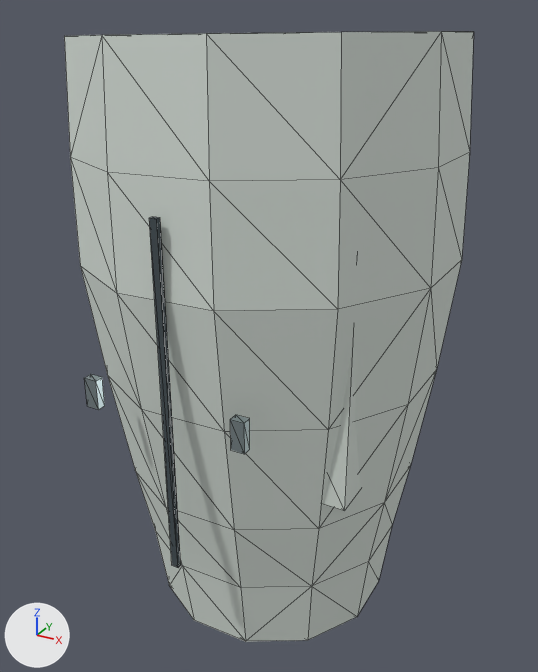
The glTF model Resource/Export/Modules/Outfit_Medic_Male_Heavy_Trouser_L.glb as it was, and as the next commit left it.
Before and after are seen from a 50 mm camera at (0.35, -0.444, 0.975) aimed at (0.109, -0.007, 0.756). Every picture has the same lights, and +X, +Y and +Z are marked at lower left. The picture after the commit comes second. Mesh edges are drawn as thin lines. Vertices at exactly the same position are counted once.

In view in the first picture: 'Outfit_Medic_Male_Heavy_Trouser_L'.
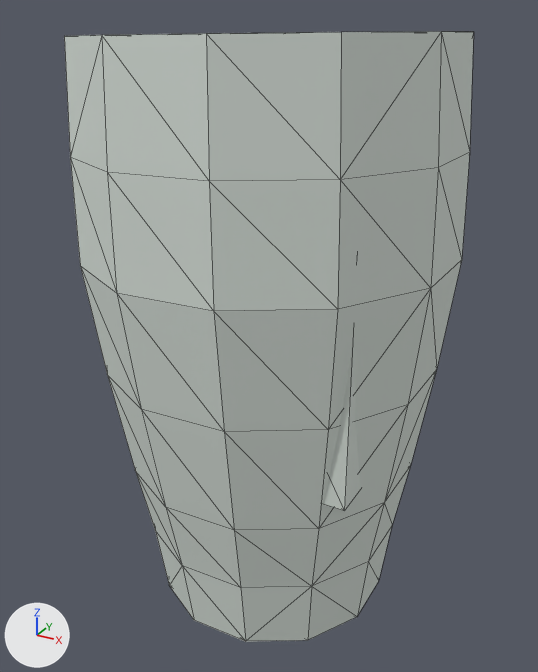
Location of each change, (x1, y1, x2, y2) in pixels of the pictures (538 x 672 px):
part 1 of me_outfit_medic_male_heavy_trouser_l_mesh_001, deleted: before (84, 374, 105, 410)
part 2 of me_outfit_medic_male_heavy_trouser_l_mesh_001, deleted: before (230, 415, 250, 454)
part 3 of me_outfit_medic_male_heavy_trouser_l_mesh_001, deleted: before (149, 217, 181, 568)

The edits, one by one:
me_outfit_medic_male_heavy_trouser_l_mesh_001 is used by ob_outfit_medic_male_heavy_trouser_l; location (0.0, 0.0, 0.0).
me_outfit_medic_male_heavy_trouser_l_mesh_001 had 116 vertices, 212 faces and spanned x -0.018..0.234, y -0.138..0.123, z 0.547..0.964.
me_outfit_medic_male_heavy_trouser_l_mesh_001 now has 92 vertices, 176 faces and spans x -0.018..0.234, y -0.129..0.123, z 0.547..0.964.
me_outfit_medic_male_heavy_trouser_l_mesh_001 part 1: the loose piece of 8 vertices spanning x 0.051..0.06, y -0.138..-0.132, z 0.746..0.766 is deleted.
me_outfit_medic_male_heavy_trouser_l_mesh_001 part 2: the loose piece of 8 vertices spanning x 0.156..0.165, y -0.138..-0.132, z 0.746..0.766 is deleted.
me_outfit_medic_male_heavy_trouser_l_mesh_001 part 3: the loose piece of 8 vertices spanning x 0.106..0.111, y -0.133..-0.13, z 0.639..0.872 is deleted.
me_outfit_medic_male_heavy_trouser_l_mesh_001 no longer uses material mat_fabric_seam (greyish blue #424d52).
me_outfit_medic_male_heavy_trouser_l_mesh_001 no longer uses material mat_fastener_titanium (grey #a8b6ba).
